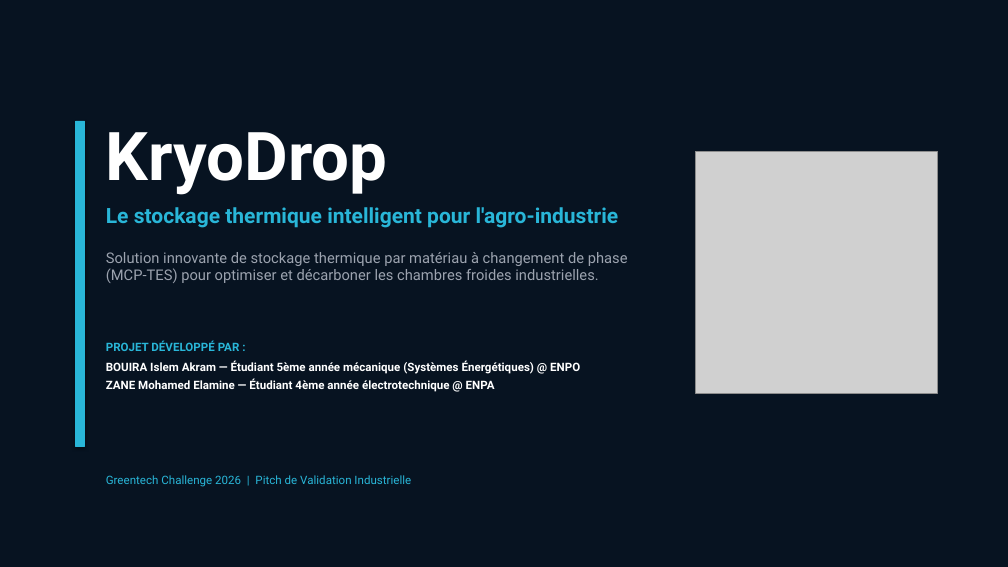
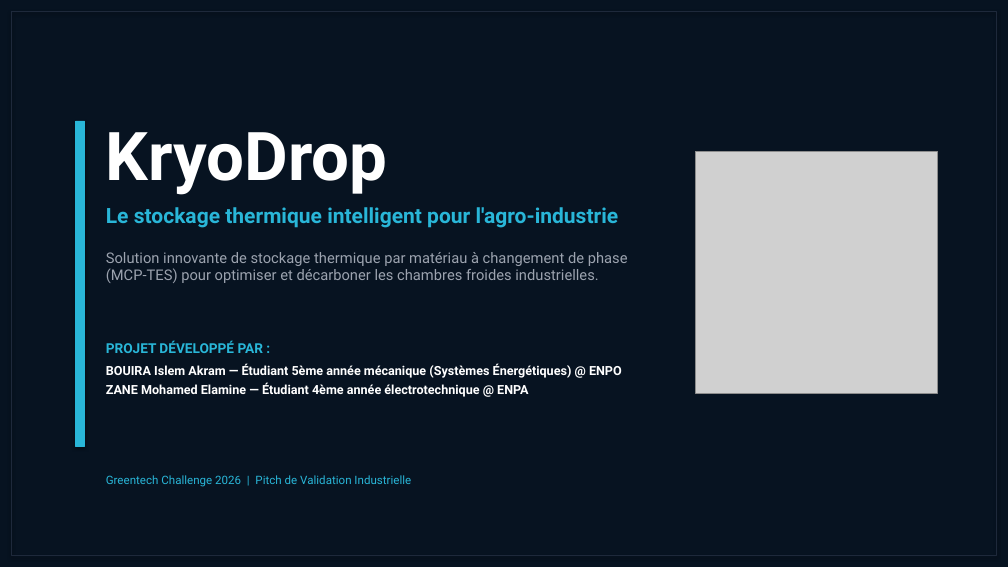
Before and after one commit to Islem-dev31/mcp-tes-simulator, a slide deck: slide 1 of kryodrop_pitch_deck.pptx. Drawn at 1008x567 pixels with LibreOffice and Linux fonts; fonts in the diff are those of the drawing; grey boxes stand for pictures. Boxes give left, top, right and bottom in pixels: in the first picture for what was removed or moved away, otherwise in the second. Text is boxed around its words. In the diff, an @@ line names an element or a change of style, - is before the commit and + after.

```diff
--- a/kryodrop_pitch_deck.pptx
+++ b/kryodrop_pitch_deck.pptx
@@ rectangle added at (x1=11, y1=11, x2=997, y2=556), outline #1E293B 1.5 pt @@
@@ text "PROJET DÉVELOPPÉ PAR :" at (x1=106, y1=341, x2=622, y2=397): size 11 to 13 pt in "PROJET DÉVELOPPÉ PAR :"; size 11 to 12 pt in "BOUIRA Islem Akram — Étudiant 5ème année ...", "ZANE Mohamed Elamine — Étudiant 4ème année ..." @@
```
Also in this commit, not shown: 6 other slides changed, 3 slides added, 1 slide removed, 8 other files.
